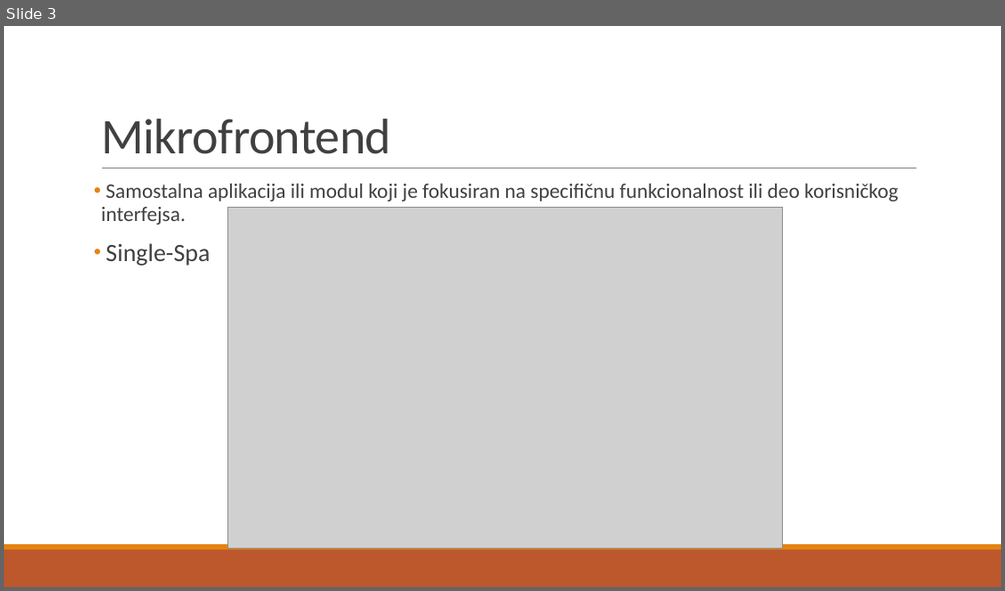
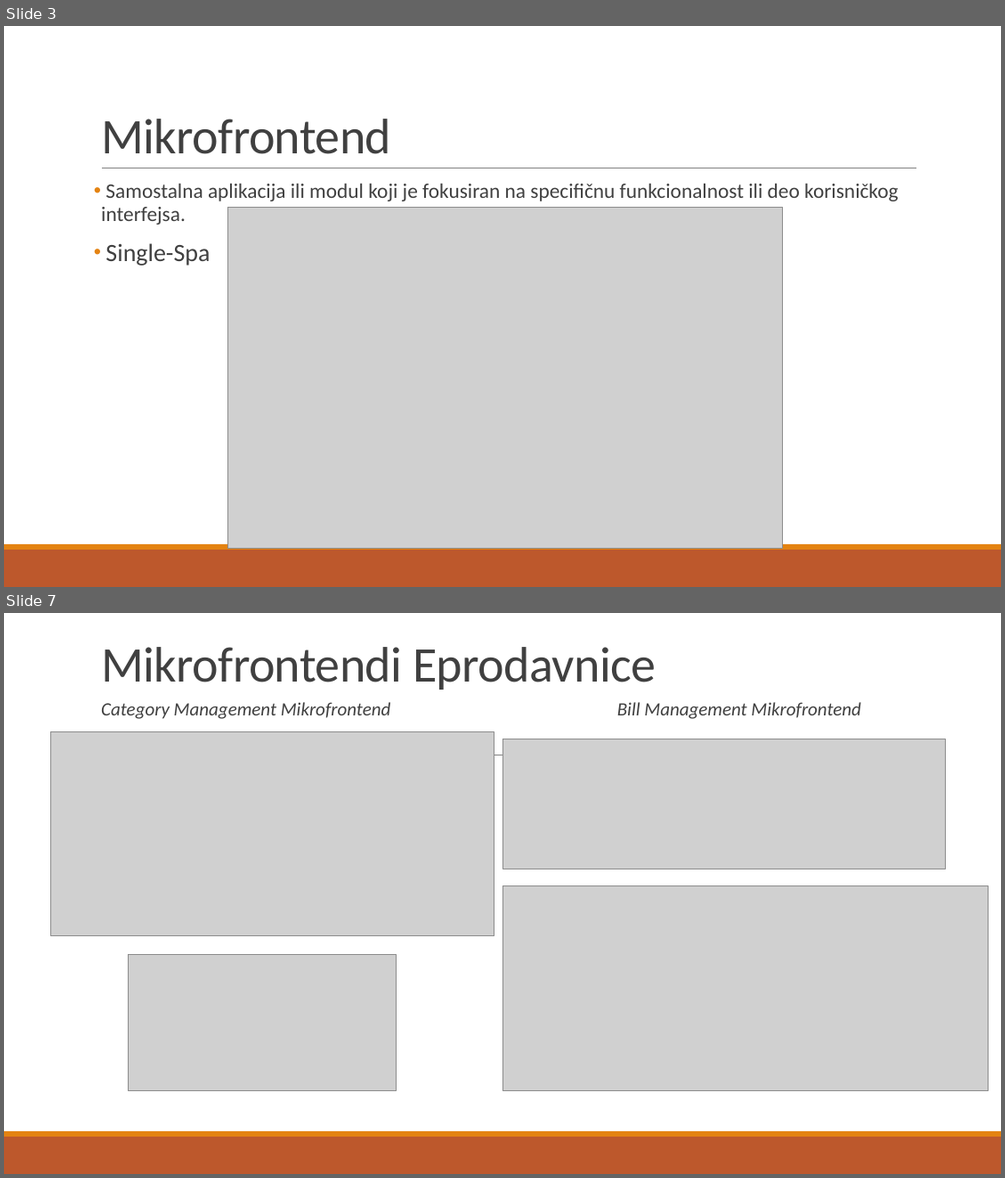
Before and after one commit to JovanCorilic/Diplomski-rad, a slide deck: Diplomski rad.pptx. Shown one above the other, each under a label of ours: slide 3 before the commit, slides 3 and 7 after it; the slides between them are not shown. The pictures are 1005x591 and 1005x1178 pixels, drawn with LibreOffice and Linux fonts; fonts in the diff are those of the drawing; grey boxes stand for pictures. Boxes give left, top, right and bottom in pixels: in the first picture for what was removed or moved away, otherwise in the second. Text is boxed around its words. In the diff, an @@ line names an element or a change of style, - is before the commit and + after.

Commit message:
postavljeno za svih 7 mikrofrontenda slajdovi

```diff
--- a/Diplomski rad.pptx
+++ b/Diplomski rad.pptx
@@ slide 7 added at (x1=4, y1=613, x2=1001, y2=1174), background #FFFFFF; not listed: 3 template elements that a slide beside it also shows @@
@@ title added at (x1=101, y1=647, x2=655, y2=690), 48 pt, text #404040 @@
+Mikrofrontendi Eprodavnice
@@ text added at (x1=101, y1=702, x2=861, y2=719), 18 pt, text #404040, italic @@
+  Category Management Mikrofrontend Bill Management Mikrofrontend
@@ picture added at (x1=51, y1=732, x2=494, y2=936) @@
@@ picture added at (x1=502, y1=738, x2=946, y2=868) @@
@@ picture added at (x1=502, y1=886, x2=989, y2=1091) @@
@@ picture added at (x1=128, y1=954, x2=396, y2=1091) @@
```
Also in this commit, not shown: 1 slide changed, 4 other slides added, 2 other files.
